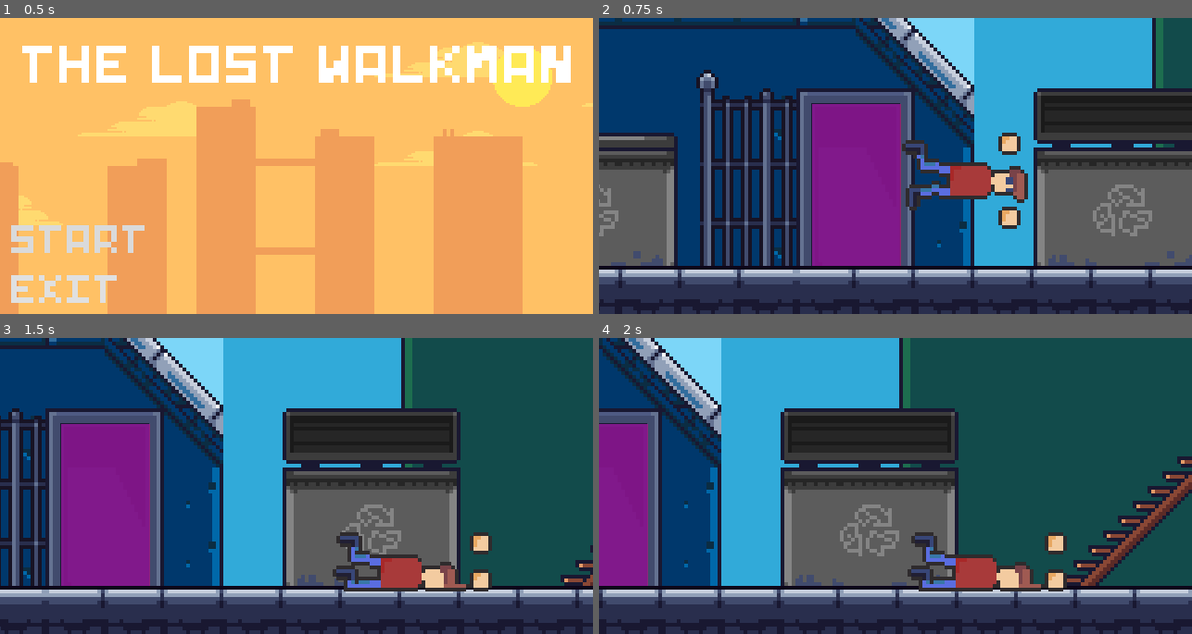
Above: before the commit, frames 1-4 (two rows, left to right).
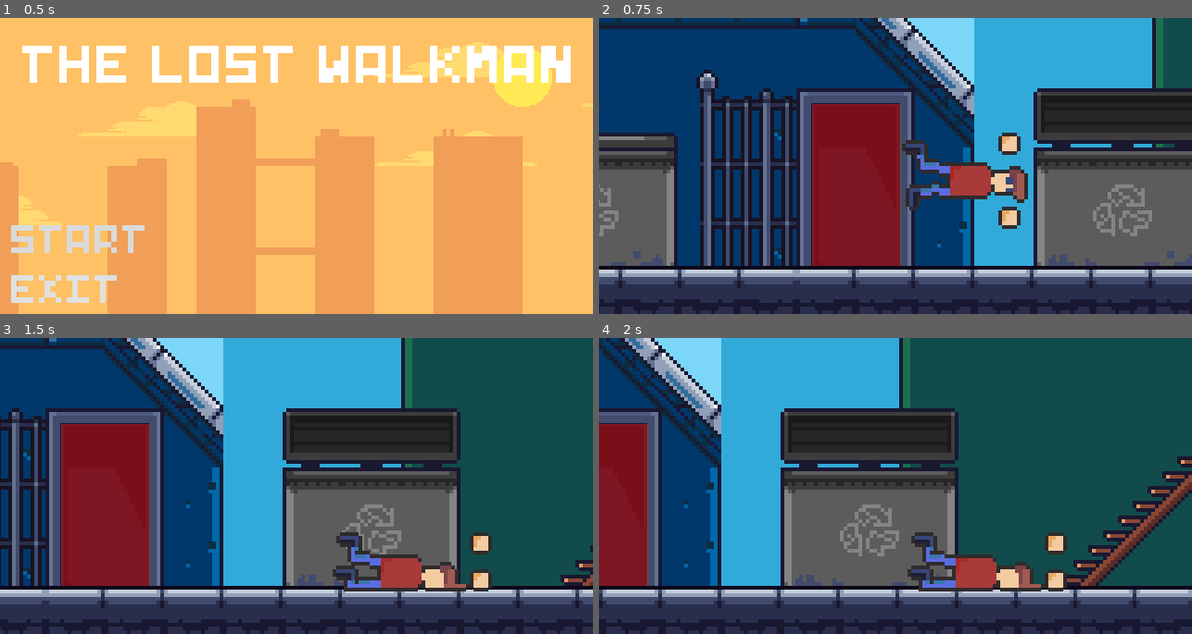
Above: after the commit, the same moments.

Repository: Glow-Project/LostTech
Game: Godot game, scene res://Menu/Menu.tscn
The game is run twice, just before and just after one commit, with the same random seed, the same clock (stepped at 60 frames per second) and the same inputs. Sound files missing from this copy of the repository are replaced by a short silence.
Inputs:
- Up to frame 1 (0.5 s): no input
- Up to frame 2 (0.75 s): click "Start" at 0.5 s
- Up to frame 3 (1.5 s): tap Enter (ui_accept) at 1.25 s; hold Right (ui_right) from 1.28 s (still down); tap 1 (1) at 1.35 s
- Up to frame 4 (2 s): keep holding Right (ui_right); tap Enter (ui_accept) at 1.52 s

Frame 1 is identical in both runs. In frame 2, 8.2% of the frame differs, in the area x 35-51%, y 29-84%; in frame 3, 8.2%; in frame 4, 4.5%.

Commit message:
Added sound effects

Diff:
--- a/Design/Filter/PartyFilter/PartyFilter.gd
+++ b/Design/Filter/PartyFilter/PartyFilter.gd
@@ -2,6 +2,4 @@
 
 
 func _ready():
-	# Play on default
-	#$AnimatedSprite.play()
-	pass
+	$AnimatedSprite.play("default")
--- a/Entities/Dogs/Puppy/Puppy.gd
+++ b/Entities/Dogs/Puppy/Puppy.gd
@@ -8,6 +8,7 @@
 var vel = Vector2.ZERO
 var dead = false
 var looks_right = true
+var random = RandomNumberGenerator.new()
 
 func _physics_process(delta):
 	if (Global.is_paused):
@@ -82,6 +83,9 @@
 				get_node("../Player").bump()
 				die()
 
+	if ($BarkIntervalTimer.is_stopped() && !dead):
+		$BarkIntervalTimer.start(random.randi_range(1, 5))
+
 	return action
 
 func get_hit():
@@ -105,3 +109,7 @@
 	$CollisionShape2D.queue_free()
 	$AudioStreamPlayer2D.play()
 	dead = true
+
+
+func _on_BarkIntervalTimer_timeout():
+	get_node("Bark%d" % random.randi_range(1,3)).play()
--- a/Entities/Dogs/Puppy/Puppy.tscn
+++ b/Entities/Dogs/Puppy/Puppy.tscn
@@ -1,8 +1,11 @@
-[gd_scene load_steps=12 format=2]
+[gd_scene load_steps=15 format=2]
 
 [ext_resource path="res://Entities/Dogs/Puppy/Puppy.gd" type="Script" id=1]
 [ext_resource path="res://Entities/Dogs/Puppy/Puppy.png" type="Texture" id=2]
 [ext_resource path="res://Entities/Dogs/Puppy/Plopp.mp3" type="AudioStream" id=3]
+[ext_resource path="res://Entities/Dogs/Puppy/bark03.wav" type="AudioStream" id=4]
+[ext_resource path="res://Entities/Dogs/Puppy/bark02.wav" type="AudioStream" id=5]
+[ext_resource path="res://Entities/Dogs/Puppy/bark01.wav" type="AudioStream" id=6]
 
 [sub_resource type="RectangleShape2D" id=1]
 extents = Vector2( 4.67466, 3.26187 )
@@ -70,3 +73,18 @@
 
 [node name="AttackDelayTimer" type="Timer" parent="."]
 one_shot = true
+
+[node name="Bark1" type="AudioStreamPlayer2D" parent="."]
+stream = ExtResource( 6 )
+
+[node name="Bark2" type="AudioStreamPlayer2D" parent="."]
+stream = ExtResource( 5 )
+
+[node name="Bark3" type="AudioStreamPlayer2D" parent="."]
+position = Vector2( 0, -0.5 )
+stream = ExtResource( 4 )
+
+[node name="BarkIntervalTimer" type="Timer" parent="."]
+one_shot = true
+
+[connection signal="timeout" from="BarkIntervalTimer" to="." method="_on_BarkIntervalTimer_timeout"]
--- a/Items/Battery/Battery.gd
+++ b/Items/Battery/Battery.gd
@@ -3,11 +3,15 @@
 func _ready():
 	pass # Replace with function body.
 
-func _process(delta):
+func _process(_delta):
 	if ! $AnimationPlayer.is_playing():
 		$AnimationPlayer.play("idle")
 
+func _on_Battery_body_entered(body):
+	if (body.name == "Player"):
+		$AudioStreamPlayer.play()
+		get_parent().get_node("Player").load_battery()
+		visible = false
 
-func _on_Battery_body_entered(body):
-	get_parent().get_node("Player").load_battery()
+func _on_AudioStreamPlayer_finished():
 	queue_free()
--- a/Items/Battery/Battery.tscn
+++ b/Items/Battery/Battery.tscn
@@ -1,7 +1,8 @@
-[gd_scene load_steps=5 format=2]
+[gd_scene load_steps=6 format=2]
 
 [ext_resource path="res://Items/Battery/battery.png" type="Texture" id=1]
 [ext_resource path="res://Items/Battery/Battery.gd" type="Script" id=2]
+[ext_resource path="res://Items/Battery/energy03.wav" type="AudioStream" id=3]
 
 [sub_resource type="RectangleShape2D" id=1]
 extents = Vector2( 7.20488, 3.36405 )
@@ -46,4 +47,9 @@
 playback_speed = 3.0
 anims/idle = SubResource( 2 )
 
+[node name="AudioStreamPlayer" type="AudioStreamPlayer" parent="."]
+stream = ExtResource( 3 )
+volume_db = -6.058
+
 [connection signal="body_entered" from="." to="." method="_on_Battery_body_entered"]
+[connection signal="finished" from="AudioStreamPlayer" to="." method="_on_AudioStreamPlayer_finished"]
--- a/Items/HeartContainer/HeartContainer.gd
+++ b/Items/HeartContainer/HeartContainer.gd
@@ -7,6 +7,7 @@
 func _on_Area2D_body_entered(body):
 	if (body.name == "Player"):
 		get_node("../Player").regenerate_hp()
+		$AudioStreamPlayer.play()
 		$AnimationPlayer.play("disappear")
 
 func _on_AnimationPlayer_animation_finished(anim_name):
--- a/Items/HeartContainer/HeartContainer.tscn
+++ b/Items/HeartContainer/HeartContainer.tscn
@@ -1,12 +1,13 @@
-[gd_scene load_steps=6 format=2]
+[gd_scene load_steps=7 format=2]
 
 [ext_resource path="res://Items/HeartContainer/HeartContainer.png" type="Texture" id=1]
 [ext_resource path="res://Items/HeartContainer/HeartContainer.gd" type="Script" id=2]
+[ext_resource path="res://Items/HeartContainer/heart02.wav" type="AudioStream" id=3]
 
 [sub_resource type="RectangleShape2D" id=1]
 extents = Vector2( 7.07214, 7.04353 )
 
-[sub_resource type="Animation" id=3]
+[sub_resource type="Animation" id=2]
 resource_name = "disappear"
 length = 0.5
 tracks/0/type = "value"
@@ -22,8 +23,7 @@
 "values": [ Vector2( 1, 1 ), Vector2( 1.5, 1.5 ), Vector2( 1e-05, 1e-05 ) ]
 }
 
-[sub_resource type="Animation" id=2]
-resource_name = "idle"
+[sub_resource type="Animation" id=3]
 loop = true
 tracks/0/type = "value"
 tracks/0/path = NodePath("Sprite:scale")
@@ -60,8 +60,12 @@
 texture = ExtResource( 1 )
 
 [node name="AnimationPlayer" type="AnimationPlayer" parent="."]
-anims/disappear = SubResource( 3 )
-anims/idle = SubResource( 2 )
+anims/disappear = SubResource( 2 )
+anims/idle = SubResource( 3 )
+
+[node name="AudioStreamPlayer" type="AudioStreamPlayer" parent="."]
+stream = ExtResource( 3 )
+volume_db = -5.049
 
 [connection signal="body_entered" from="." to="." method="_on_Area2D_body_entered"]
 [connection signal="animation_finished" from="AnimationPlayer" to="." method="_on_AnimationPlayer_animation_finished"]
--- a/Levels/Level2/Level2.tscn
+++ b/Levels/Level2/Level2.tscn
@@ -14,6 +14,7 @@
 [ext_resource path="res://Levels/Level2/TAPE STOP_02.wav" type="AudioStream" id=12]
 [ext_resource path="res://Levels/Level2/TAPE START_02.wav" type="AudioStream" id=13]
 [ext_resource path="res://GUI/Exit/Exit.tscn" type="PackedScene" id=14]
+[ext_resource path="res://Items/Battery/Battery.tscn" type="PackedScene" id=15]
 
 [sub_resource type="TileSet" id=1]
 0/name = "mp_cs_buildings.png 0"
@@ -406,7 +407,6 @@
 scale = Vector2( 0.822885, 0.882161 )
 frames = SubResource( 8 )
 animation = "idle"
-frame = 1
 playing = true
 
 [node name="AudioStreamPlayer" type="AudioStreamPlayer" parent="AnimationPlayer"]
@@ -415,5 +415,8 @@
 [node name="Exit" parent="." instance=ExtResource( 14 )]
 position = Vector2( 2243.53, 101.409 )
 
+[node name="Battery" parent="." instance=ExtResource( 15 )]
+position = Vector2( 642.504, 117.023 )
+
 [connection signal="body_entered" from="Area2D" to="." method="_on_Area2D_body_entered"]
 [connection signal="animation_finished" from="AnimationPlayer" to="." method="_on_AnimationPlayer_animation_finished"]
--- a/Menu/Menu.tscn
+++ b/Menu/Menu.tscn
@@ -4,7 +4,7 @@
 [ext_resource path="res://Design/Background/mp_cs_background.png" type="Texture" id=2]
 [ext_resource path="res://Menu/Menu.gd" type="Script" id=3]
 [ext_resource path="res://Menu/pulse_2_intro_loop.wav" type="AudioStream" id=4]
-[ext_resource path="res://Design/Foreground/pour_entertainment.png" type="Texture" id=5]
+[ext_resource path="res://pour_entertainment.png" type="Texture" id=5]
 
 [sub_resource type="DynamicFont" id=1]
 font_data = ExtResource( 1 )
Not shown, added: Entities/Dogs/Puppy/bark01.wav.import
Not shown, added: Entities/Dogs/Puppy/bark02.wav.import
Not shown, added: Entities/Dogs/Puppy/bark03.wav.import
Binary file changed: Entities/Player/Tex.png
Not shown, added: Items/Battery/energy03.wav.import
Not shown, added: Items/HeartContainer/heart02.wav.import
Not shown: 1 places in Levels/Level2/Level2.tscn that only renumber resources
Renamed: Design/Foreground/pour_entertainment.png -> pour_entertainment.png
Not shown, changed: pour_entertainment.png.import
Not shown, added: Entities/Dogs/Puppy/bark01.wav
Not shown, added: Entities/Dogs/Puppy/bark02.wav
Not shown, added: Entities/Dogs/Puppy/bark03.wav
(and 2 more such lines)
